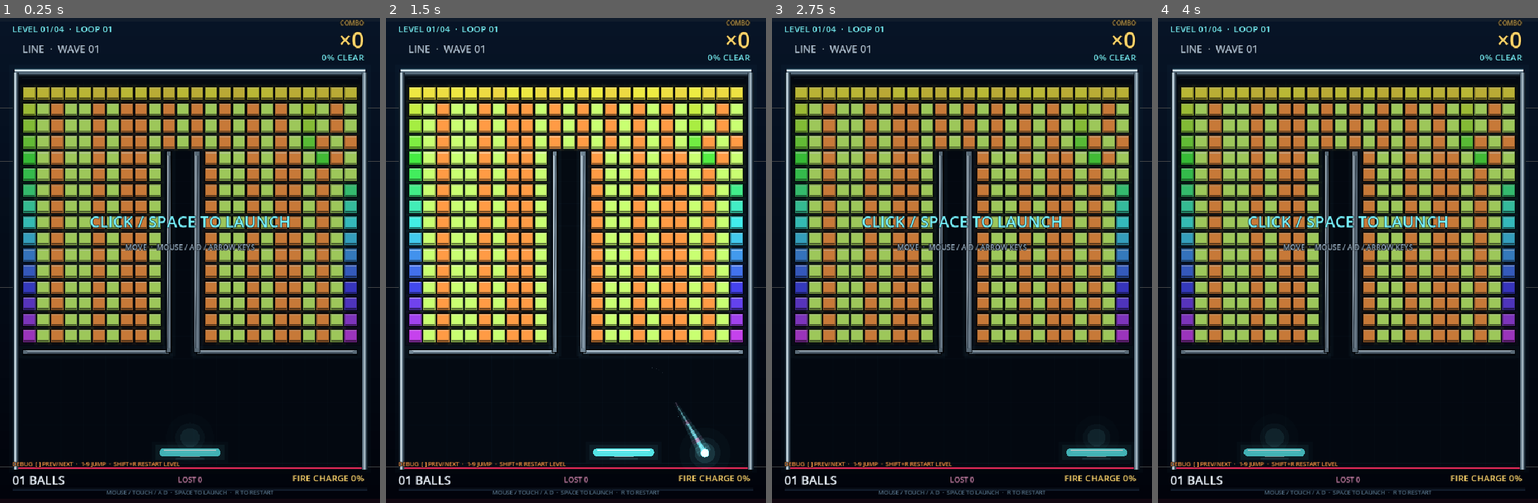
Above: before the commit, frames 1-4 (left to right).
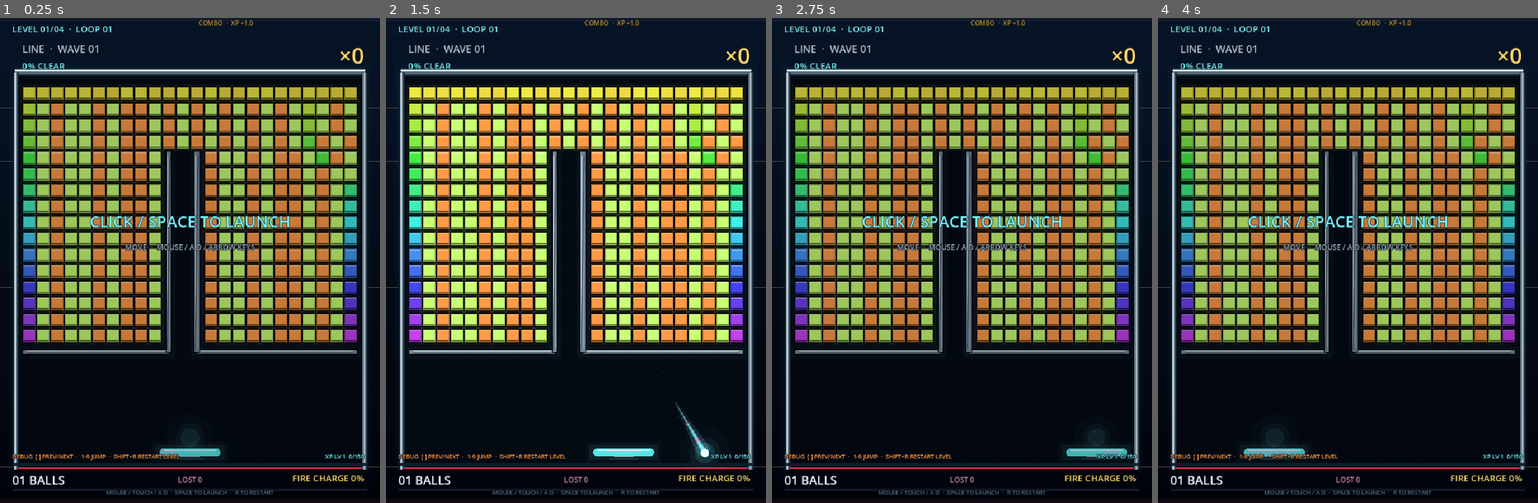
Above: after the commit, the same moments.

Repository: soryu-ryouji/ping-pong
Game: Godot game, scene res://main.tscn
Two runs of this game, one before a commit and one after it. Both use one fixed random seed, a clock stepped at 60 frames per second and the inputs below.
Inputs (mouse positions are in pixels of both pictures, inside the frame that each line leads up to):
- Up to frame 1 (0.25 s): no input
- Up to frame 2 (1.5 s): tap Enter at 0.5 s; move the mouse to (659, 236) at 0.52 s; hold Right (ui_right) 0.53-1.25 s; tap R at 0.6 s; click (659, 236) at 0.67 s; tap Space at 0.77 s; drag from (500, 284) to (557, 357) at 1.27 s
- Up to frame 3 (2.75 s): move the mouse to (1000, 153) at 2.02 s; hold Right (ui_right) from 2.03 s (still down); tap Enter at 2.1 s; tap R at 2.3 s
- Up to frame 4 (4 s): release Right (ui_right) at 2.75 s; drag from (1329, 357) to (1234, 187) at 2.77 s; move the mouse to (1462, 333) at 3.52 s; hold Left (ui_left) from 3.53 s (still down); tap 9 at 3.6 s; tap Space at 3.77 s; tap R at 3.8 s

The runs differ from the first frame. In frame 1, 1.4% of the frame differs, in the area x 3-97%, y 0-93%; in frame 2, 1.1%; in frame 3, 1.4%; in frame 4, 1.4%.

Commit message:
feat: 增加连击经验、升级与 Combo 反馈

Diff:
--- a/resources/game_config.tres
+++ b/resources/game_config.tres
@@ -32,6 +32,10 @@
 combo_multiball_limit = 6
 combo_first_multiball = 30
 combo_multiball_interval = 35
+xp_base_gain = 1.0
+xp_combo_scale = 0.05
+xp_required_base = 150.0
+xp_required_growth = 1.4
 powerup_drop_chance = 0.14
 powerup_pity_limit = 8
 powerup_max_active = 7
--- a/scripts/core/game_event.gd
+++ b/scripts/core/game_event.gd
@@ -15,6 +15,7 @@
     FIRE_ENDED,
     LEVEL_CLEARED,
     LEVEL_STARTED,
+    XP_LEVEL_UP,
     GAME_OVER,
     MESSAGE,
     OBSTACLE_HIT,
--- a/scripts/core/game_world.gd
+++ b/scripts/core/game_world.gd
@@ -25,6 +25,10 @@
 var lost_count := 0
 var combo := 0
 var next_multiball_at := 30
+var xp := 0.0
+var xp_level := 1
+var xp_required := 150.0
+var xp_flash := 0.0
 var remaining_bricks := 0
 var total_bricks := 1
 var clear_fraction := 0.0
@@ -52,6 +56,9 @@
     rng.seed = config.random_seed
     paddle_width = config.paddle_width
     paddle_flash = 0.0
+    xp_level = 1
+    xp_required = maxf(config.xp_required_base, 1.0)
+    xp_flash = 0.0
     levels = LevelLoader.load_manifest(config.level_manifest, config)
 
 
@@ -64,6 +71,10 @@
     lost_count = 0
     combo = 0
     next_multiball_at = config.combo_first_multiball
+    xp = 0.0
+    xp_level = 1
+    xp_required = maxf(config.xp_required_base, 1.0)
+    xp_flash = 0.0
     powerup_pity = 0
     powerup_drop_counter = 0
     fire_energy = 0.0
@@ -192,6 +203,7 @@
 func step(delta: float) -> void:
     game_time += delta
     paddle_flash = maxf(0.0, paddle_flash - delta * 3.0)
+    xp_flash = maxf(0.0, xp_flash - delta * 2.0)
     update_paddle(delta)
 
     if state == State.PLAYING:
@@ -340,6 +352,57 @@
     )
 
 
+func xp_gain_for_combo(combo_value: int) -> float:
+    return config.xp_base_gain + float(maxi(combo_value, 0)) * config.xp_combo_scale
+
+
+func add_xp(amount: float) -> void:
+    if amount <= 0.0:
+        return
+    xp += amount
+    while xp >= xp_required:
+        xp -= xp_required
+        xp_level += 1
+        xp_required = maxf(1.0, xp_required * maxf(config.xp_required_growth, 1.0))
+        xp_flash = 1.0
+        var event := emit_event(
+            GameEvent.Type.XP_LEVEL_UP,
+            Vector2(config.screen_size.x * 0.5, config.field_bottom - 8.0),
+            GOLD
+        )
+        event.value = xp_level
+        var added := double_balls(GOLD)
+        var label := "LEVEL UP  ·  BALLS ×2" if added > 0 else "LEVEL UP"
+        add_message(
+            Vector2(config.screen_size.x * 0.5, config.field_bottom - 60.0),
+            label,
+            GOLD,
+            28,
+            1.2
+        )
+
+
+func double_balls(event_color: Color = CYAN) -> int:
+    if balls.is_empty():
+        return 0
+    var originals: Array = balls.duplicate()
+    var added := 0
+    for source: BallData in originals:
+        if balls.size() >= config.powerup_max_balls:
+            break
+        var offset := Vector2(
+            rng.randf_range(-7.0, 7.0),
+            rng.randf_range(-7.0, 7.0)
+        )
+        var direction := 1.0 if rng.randf() > 0.5 else -1.0
+        var split_angle := rng.randf_range(0.38, 0.72) * direction
+        var copy := source.copy_for_split(offset, split_angle, rng.randf_range(-1.0, 1.0))
+        balls.append(copy)
+        emit_event(GameEvent.Type.BALL_SPLIT, copy.position, event_color)
+        added += 1
+    return added
+
+
 func try_drop_powerup(center: Vector2, fire: bool) -> void:
     if powerups.size() >= config.powerup_max_active:
         return
@@ -424,6 +487,14 @@
         label = "WIDTH MAX"
     add_message(hit_position + Vector2(0.0, -20.0), label, CYAN_SOFT, 13, 0.42)
 
+    combo += 1
+    notify_combo_pop()
+    add_xp(xp_gain_for_combo(combo))
+    while combo >= next_multiball_at and balls.size() < config.combo_multiball_limit:
+        next_multiball_at += config.combo_multiball_interval
+        launch_ball(true)
+        add_message(Vector2(paddle_x, config.paddle_y - 58.0), "MULTIBALL", CYAN, 18, 0.8)
+
 
 func hit_brick(brick: BrickData, damage := 1) -> bool:
     if not brick.alive:
@@ -451,13 +522,10 @@
     var center := brick.rect.get_center()
     var fire := is_fire_active()
     var gain := 2 if fire else 1
-    combo += gain
 
     var event := emit_event(GameEvent.Type.BRICK_DESTROYED, center, brick.color)
     event.value = gain
     add_message(center, "+%d" % gain, brick.color.lightened(0.35), 14, 0.45)
-    if combo > 0 and combo % 10 == 0:
-        add_message(center + Vector2(0.0, -18.0), "×%d" % combo, GOLD, 20, 0.70)
 
     if fire:
         fire_energy = 100.0
@@ -465,11 +533,6 @@
         fire_energy = minf(100.0, fire_energy + config.fire_charge_per_hit)
     try_drop_powerup(center, fire)
 
-    while combo >= next_multiball_at and balls.size() < config.combo_multiball_limit:
-        next_multiball_at += config.combo_multiball_interval
-        launch_ball(true)
-        add_message(Vector2(paddle_x, config.paddle_y - 58.0), "MULTIBALL", CYAN, 18, 0.8)
-
     if fire_energy >= 100.0 and not fire:
         start_fire_rush()
 
@@ -494,10 +557,8 @@
     state_timer = 2.35
     clear_fraction = 1.0
     powerups.clear()
-    combo += 25
     emit_event(GameEvent.Type.LEVEL_CLEARED, Vector2(config.screen_size.x * 0.5, 330.0), GREEN)
     add_message(Vector2(config.screen_size.x * 0.5, 330.0), "LEVEL CLEAR", GREEN, 34, 1.5)
-    add_message(Vector2(config.screen_size.x * 0.5, 376.0), "+25 BONUS", GOLD, 20, 1.4)
 
 
 func paddle_max_width() -> float:
--- a/scripts/data/game_config.gd
+++ b/scripts/data/game_config.gd
@@ -29,6 +29,10 @@
 @export var combo_multiball_limit := 6
 @export var combo_first_multiball := 30
 @export var combo_multiball_interval := 35
+@export var xp_base_gain := 1.0
+@export var xp_combo_scale := 0.05
+@export var xp_required_base := 150.0
+@export var xp_required_growth := 1.4
 
 @export_range(0.0, 1.0) var powerup_drop_chance := 0.14
 @export var powerup_pity_limit := 8
--- a/scripts/data/multiball_powerup.gd
+++ b/scripts/data/multiball_powerup.gd
@@ -7,22 +7,7 @@
         world.add_message(pickup_position, "MULTIBALL READY", color, 19, 1.0)
         return
 
-    var originals: Array = world.balls.duplicate()
-    var added := 0
-    for source: BallData in originals:
-        if world.balls.size() >= world.config.powerup_max_balls:
-            break
-        var offset := Vector2(
-            world.rng.randf_range(-7.0, 7.0),
-            world.rng.randf_range(-7.0, 7.0)
-        )
-        var direction := 1.0 if world.rng.randf() > 0.5 else -1.0
-        var split_angle: float = world.rng.randf_range(0.38, 0.72) * direction
-        var copy := source.copy_for_split(offset, split_angle, world.rng.randf_range(-1.0, 1.0))
-        world.balls.append(copy)
-        world.emit_event(GameEvent.Type.BALL_SPLIT, copy.position, color)
-        added += 1
-
+    var added: int = world.double_balls(color)
     world.notify_combo_pop()
     if added > 0:
         world.add_message(pickup_position + Vector2(0.0, -20.0), "BALLS ×2", color, 24, 1.0)
--- a/scripts/presentation/audio_manager.gd
+++ b/scripts/presentation/audio_manager.gd
@@ -17,6 +17,7 @@
     sounds[GameEvent.Type.BRICK_DESTROYED] = synth_sound(760.0, 0.085, 0.34, 0.20, 1.9)
     sounds[GameEvent.Type.FIRE_STARTED] = synth_sound(260.0, 0.65, 0.26, 0.46, 0.55)
     sounds[GameEvent.Type.LEVEL_CLEARED] = synth_sound(980.0, 0.5, 0.24, 0.02, 0.7)
+    sounds[GameEvent.Type.XP_LEVEL_UP] = synth_sound(880.0, 0.35, 0.28, 0.08, 1.1)
     sounds[GameEvent.Type.POWERUP_COLLECTED] = synth_sound(640.0, 0.28, 0.30, 0.10, 1.1)
     for index in range(10):
         var player := AudioStreamPlayer.new()
@@ -45,6 +46,8 @@
             play_sound(event.type, -3.0, rng.randf_range(0.96, 1.04))
         GameEvent.Type.LEVEL_CLEARED:
             play_sound(event.type, -4.0)
+        GameEvent.Type.XP_LEVEL_UP:
+            play_sound(event.type, -5.0)
         GameEvent.Type.POWERUP_COLLECTED:
             play_sound(event.type, -4.0, event.value)
 
--- a/scripts/presentation/game_effects.gd
+++ b/scripts/presentation/game_effects.gd
@@ -119,6 +119,11 @@
             shake = maxf(shake, 6.0)
         GameEvent.Type.LEVEL_STARTED:
             flash_alpha = maxf(flash_alpha, 0.18)
+        GameEvent.Type.XP_LEVEL_UP:
+            flash_alpha = maxf(flash_alpha, 0.12)
+            shake = maxf(shake, 3.5)
+            combo_pop = 1.0
+            emit_burst(event.position, GOLD, 26, 190.0, 3.2, 120.0)
         GameEvent.Type.MESSAGE:
             add_floater(event.position, event.text, event.color, event.size, event.lifetime)
         GameEvent.Type.OBSTACLE_HIT:
--- a/scripts/presentation/game_hud.gd
+++ b/scripts/presentation/game_hud.gd
@@ -6,6 +6,7 @@
 const ORANGE := Color("#ff9b45")
 const PINK := Color("#ff8dd8")
 const GREEN := Color("#c9ff72")
+const COMBO_LABEL_POSITION := Vector2(500, 16)
 
 var world: GameWorld
 var effects: GameEffects
@@ -21,6 +22,7 @@
 var status_hint: Label
 var footer_hint: Label
 var debug_label: Label
+var xp_label: Label
 
 
 func setup(game_world: GameWorld, game_effects: GameEffects) -> void:
@@ -28,17 +30,19 @@
     effects = game_effects
     wave_label = make_label("LEVEL 01/01  ·  LOOP 01", Vector2(23, 8), Vector2(300, 25), 17, CYAN, HORIZONTAL_ALIGNMENT_LEFT)
     title_label = make_label("LABYRINTH / RICOCHET", Vector2(42, 45), Vector2(430, 28), 19, Color("#b2c5d8"), HORIZONTAL_ALIGNMENT_LEFT)
-    combo_header = make_label("COMBO", Vector2(500, 1), Vector2(190, 18), 12, Color("#b9974c"), HORIZONTAL_ALIGNMENT_RIGHT)
-    combo_label = make_label("×0", Vector2(500, 12), Vector2(190, 50), 42, GOLD, HORIZONTAL_ALIGNMENT_RIGHT)
-    clear_label = make_label("0% CLEAR", Vector2(480, 62), Vector2(210, 24), 17, CYAN, HORIZONTAL_ALIGNMENT_RIGHT)
+    combo_header = make_label("COMBO  ·  XP +1.0", Vector2(300, 1), Vector2(180, 18), 12, Color("#b9974c"), HORIZONTAL_ALIGNMENT_RIGHT)
+    combo_label = make_label("×0", COMBO_LABEL_POSITION, Vector2(190, 84), 42, GOLD, HORIZONTAL_ALIGNMENT_RIGHT)
+    combo_label.vertical_alignment = VERTICAL_ALIGNMENT_BOTTOM
+    clear_label = make_label("0% CLEAR", Vector2(42, 78), Vector2(220, 24), 17, CYAN, HORIZONTAL_ALIGNMENT_LEFT)
     balls_label = make_label("01 BALLS", Vector2(23, 860), Vector2(210, 32), 23, Color("#f0f7ff"), HORIZONTAL_ALIGNMENT_LEFT)
     lost_label = make_label("LOST 0", Vector2(270, 866), Vector2(180, 22), 14, Color("#d083ab"), HORIZONTAL_ALIGNMENT_CENTER)
     fire_label = make_label("FIRE CHARGE 0%", Vector2(460, 860), Vector2(230, 26), 17, GOLD, HORIZONTAL_ALIGNMENT_RIGHT)
     footer_hint = make_label("MOUSE / TOUCH / A D  ·  SPACE TO LAUNCH  ·  R TO RESTART", Vector2(23, 892), Vector2(674, 20), 11, Color("#506a80"), HORIZONTAL_ALIGNMENT_CENTER)
-    debug_label = make_label("DEBUG  [ ] PREV/NEXT  ·  1-9 JUMP  ·  SHIFT+R RESTART LEVEL", Vector2(23, 838), Vector2(674, 18), 11, ORANGE, HORIZONTAL_ALIGNMENT_LEFT)
+    debug_label = make_label("DEBUG  [ ] PREV/NEXT  ·  1-9 JUMP  ·  SHIFT+R RESTART LEVEL", Vector2(23, 824), Vector2(674, 18), 11, ORANGE, HORIZONTAL_ALIGNMENT_LEFT)
+    xp_label = make_label("XP LV 1  0/150", Vector2(460, 824), Vector2(230, 18), 11, CYAN, HORIZONTAL_ALIGNMENT_RIGHT)
     status_label = make_label("", Vector2(100, 364), Vector2(520, 64), 30, GOLD, HORIZONTAL_ALIGNMENT_CENTER)
     status_hint = make_label("", Vector2(100, 425), Vector2(520, 30), 14, Color("#9ab0c2"), HORIZONTAL_ALIGNMENT_CENTER)
-    for label in [wave_label, title_label, combo_header, combo_label, clear_label, balls_label, lost_label, fire_label, status_label, status_hint, footer_hint, debug_label]:
+    for label in [wave_label, title_label, combo_header, combo_label, clear_label, balls_label, lost_label, fire_label, status_label, status_hint, footer_hint, debug_label, xp_label]:
         label.mouse_filter = Control.MOUSE_FILTER_IGNORE
     update_view()
 
@@ -69,12 +73,25 @@
     else:
         title_label.text = "LABYRINTH / RICOCHET"
     combo_label.text = "×%d" % world.combo
+    combo_label.add_theme_font_size_override("font_size", combo_font_size(world.combo))
+    var combo_pop := effects.combo_pop
+    combo_label.position = COMBO_LABEL_POSITION + Vector2(
+        sin(world.game_time * 95.0) * 2.5 * combo_pop,
+        cos(world.game_time * 71.0) * 1.8 * combo_pop
+    )
+    combo_label.pivot_offset = Vector2(combo_label.size.x - 10.0, combo_label.size.y)
+    combo_label.scale = Vector2.ONE * (1.0 + combo_pop * 0.12)
+    combo_header.text = "COMBO  ·  XP +%.1f" % world.xp_gain_for_combo(world.combo)
+    xp_label.text = "XP LV %d  %d/%d" % [
+        world.xp_level,
+        int(round(world.xp)),
+        int(round(world.xp_required))
+    ]
+    xp_label.add_theme_color_override("font_color", GOLD if world.xp_flash > 0.01 else CYAN)
     debug_label.visible = world.config.debug_tools
     clear_label.text = "%d%% CLEAR" % int(round(world.clear_fraction * 100.0))
     balls_label.text = "%02d BALLS" % maxi(1, world.balls.size()) if world.state == GameWorld.State.READY else "%02d BALLS" % world.balls.size()
     lost_label.text = "LOST %d" % world.lost_count
-    combo_label.pivot_offset = Vector2(combo_label.size.x - 10.0, combo_label.size.y * 0.55)
-    combo_label.scale = Vector2.ONE * (1.0 + effects.combo_pop * 0.10)
 
     if world.is_fire_active():
         fire_label.text = "FIRE RUSH %.1fs" % world.fire_time
@@ -104,6 +121,22 @@
             status_hint.visible = false
 
 
+func combo_font_size(combo_value: int) -> int:
+    if combo_value >= 500:
+        return 68
+    if combo_value >= 200:
+        return 64
+    if combo_value >= 100:
+        return 60
+    if combo_value >= 50:
+        return 55
+    if combo_value >= 30:
+        return 50
+    if combo_value >= 10:
+        return 46
+    return 42
+
+
 func show_status(title: String, hint: String, color: Color) -> void:
     status_label.text = title
     status_label.add_theme_color_override("font_color", color)
--- a/scripts/presentation/game_renderer.gd
+++ b/scripts/presentation/game_renderer.gd
@@ -64,6 +64,7 @@
         draw_rect(field_rect(), Color(0.0, 0.01, 0.03, 0.22), true)
     if effects.flash_alpha > 0.001:
         draw_rect(Rect2(Vector2.ZERO, config.screen_size), Color(0.55, 0.86, 1.0, effects.flash_alpha), true)
+    draw_xp_meter()
 
 
 func field_rect() -> Rect2:
@@ -333,6 +334,21 @@
         )
 
 
+func draw_xp_meter() -> void:
+    var meter_rect := Rect2(24.0, 844.0, 672.0, 6.0)
+    draw_rect(meter_rect, Color(0.07, 0.11, 0.17, 0.95), true)
+    var fill := clampf(world.xp / maxf(world.xp_required, 1.0), 0.0, 1.0)
+    var fill_color := GOLD if world.xp_flash > 0.01 else CYAN
+    draw_rect(Rect2(meter_rect.position, Vector2(meter_rect.size.x * fill, meter_rect.size.y)), fill_color, true)
+    draw_line(Vector2(meter_rect.position.x, meter_rect.position.y - 1.0), Vector2(meter_rect.end.x, meter_rect.position.y - 1.0), Color(0.6, 0.9, 1.0, 0.08), 1.0)
+    for index in range(1, 10):
+        var x := meter_rect.position.x + meter_rect.size.x * float(index) / 10.0
+        draw_line(Vector2(x, meter_rect.position.y), Vector2(x, meter_rect.end.y), Color(0.0, 0.0, 0.0, 0.35), 1.0)
+    if world.xp_flash > 0.01:
+        var pulse := world.xp_flash
+        draw_rect(meter_rect.grow(4.0 + (1.0 - pulse) * 14.0), Color(1.0, 0.85, 0.4, 0.55 * pulse), false, 2.0)
+
+
 func draw_bottom_meter() -> void:
     var meter_rect := Rect2(24.0, 893.0, 672.0, 5.0)
     draw_rect(meter_rect, Color(0.07, 0.11, 0.17, 0.95), true)
